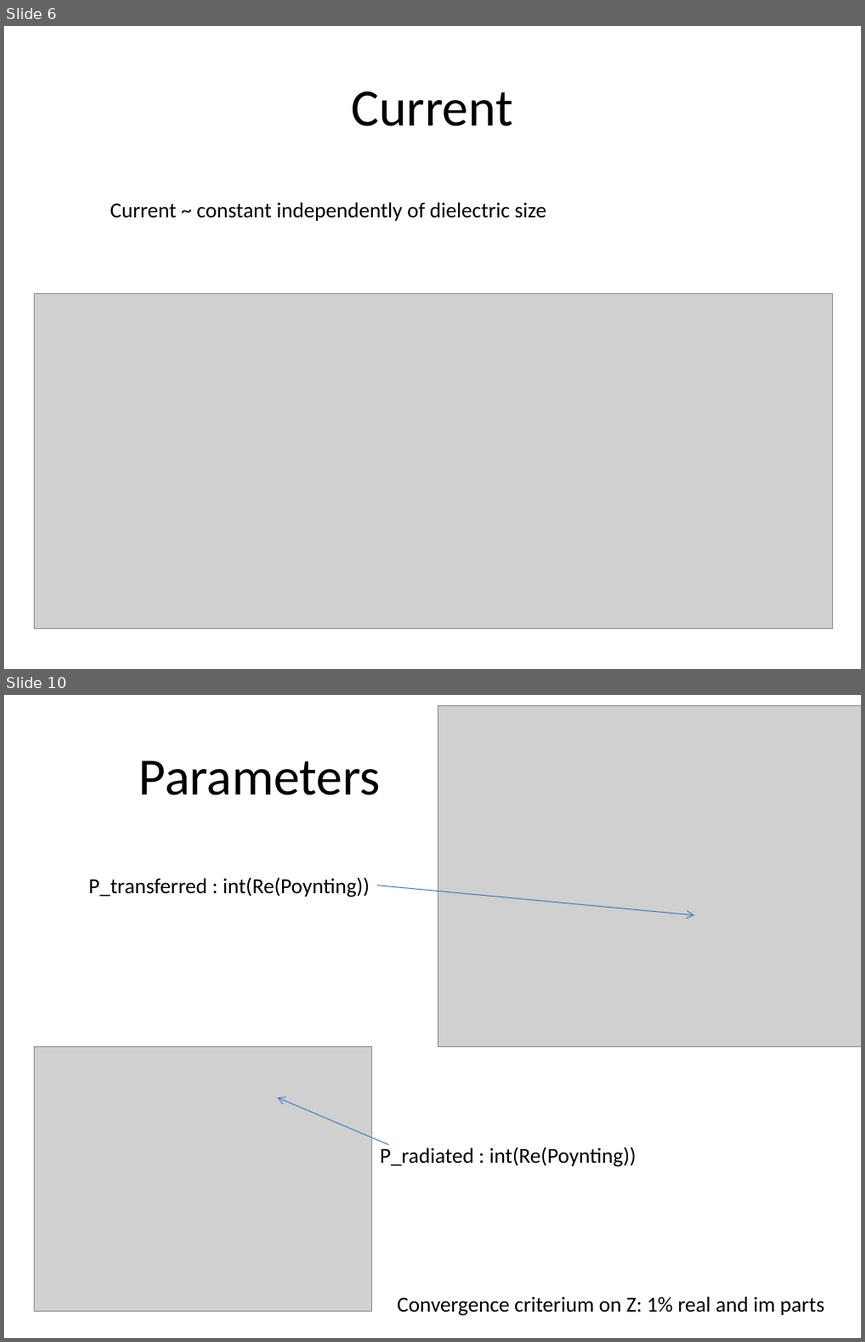
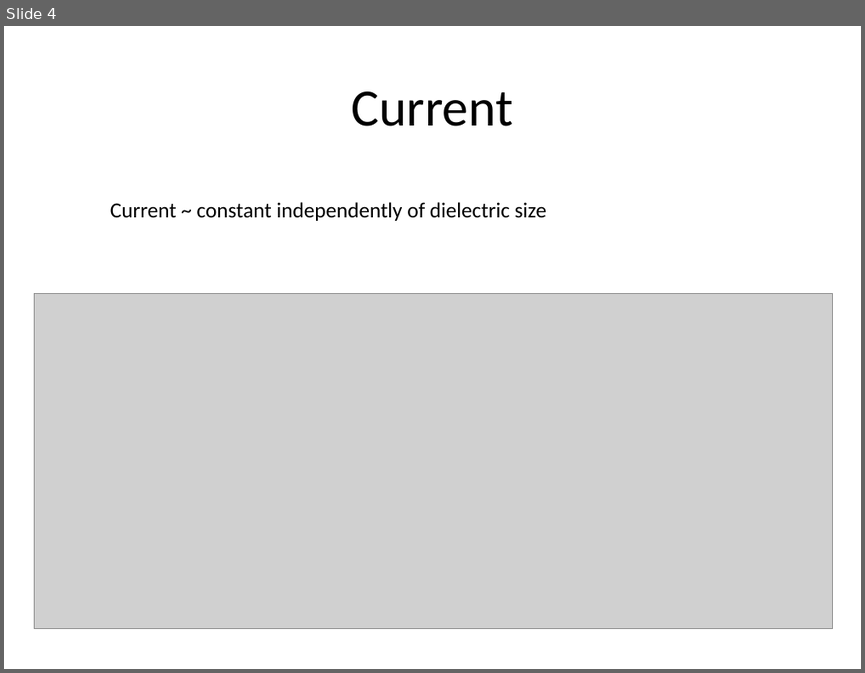
Before and after one commit to jhillairet/SOFT2018_Cold_Plasma_Modeling, a slide deck: Test Configurations/Results.pptx. Shown one above the other, each under a label of ours: slides 6 and 10 before the commit, slide 4 after it; the slides between them are not shown. The pictures are 865x1342 and 865x673 pixels, drawn with LibreOffice and Linux fonts; fonts in the diff are those of the drawing; grey boxes stand for pictures. Boxes give left, top, right and bottom in pixels: in the first picture for what was removed or moved away, otherwise in the second. Text is boxed around its words. In the diff, an @@ line names an element or a change of style, - is before the commit and + after.

```diff
--- a/Test Configurations/Results.pptx
+++ b/Test Configurations/Results.pptx
@@ slide 10 removed at [4,695,861,1338], background #FFFFFF @@
@@ picture removed at [438,706,861,1046] @@
@@ title removed at [139,760,381,795] @@
-Parameters
@@ text removed at [89,877,370,897] @@
-P_transferred : int(Re(Poynting))
@@ arrow removed from (376, 885) to (694, 915) @@
@@ picture removed at [34,1046,370,1311] @@
@@ arrow removed from (389, 1145) to (278, 1097) @@
@@ text removed at [380,1146,636,1167] @@
-P_radiated : int(Re(Poynting))
@@ text removed at [397,1296,824,1315] @@
-Convergence criterium on Z: 1% real and im parts
@@ what was slide 6 is now slide 4 @@
```
Also in this commit, not shown: 12 slides added, 13 other slides removed.
